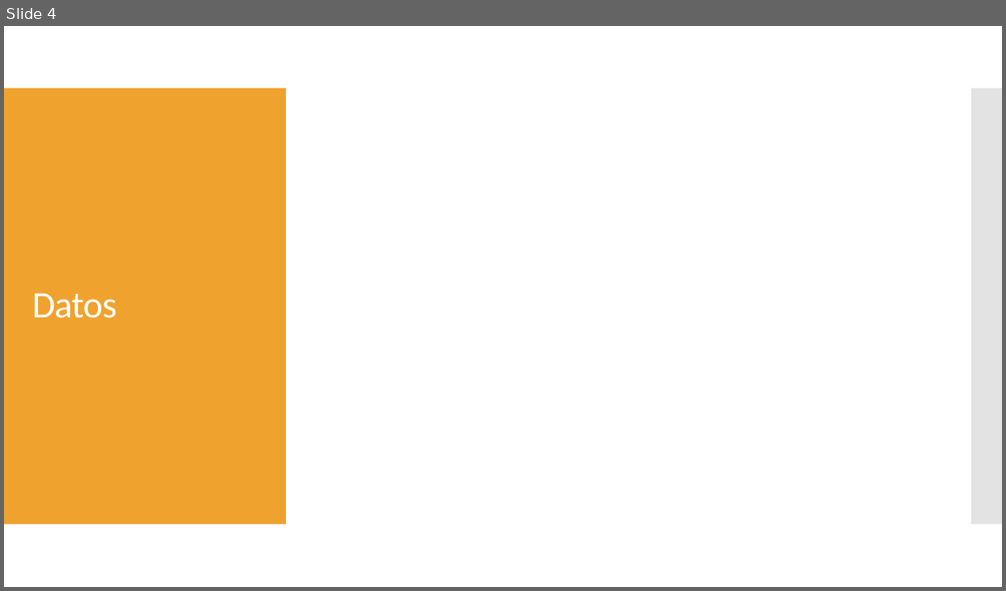
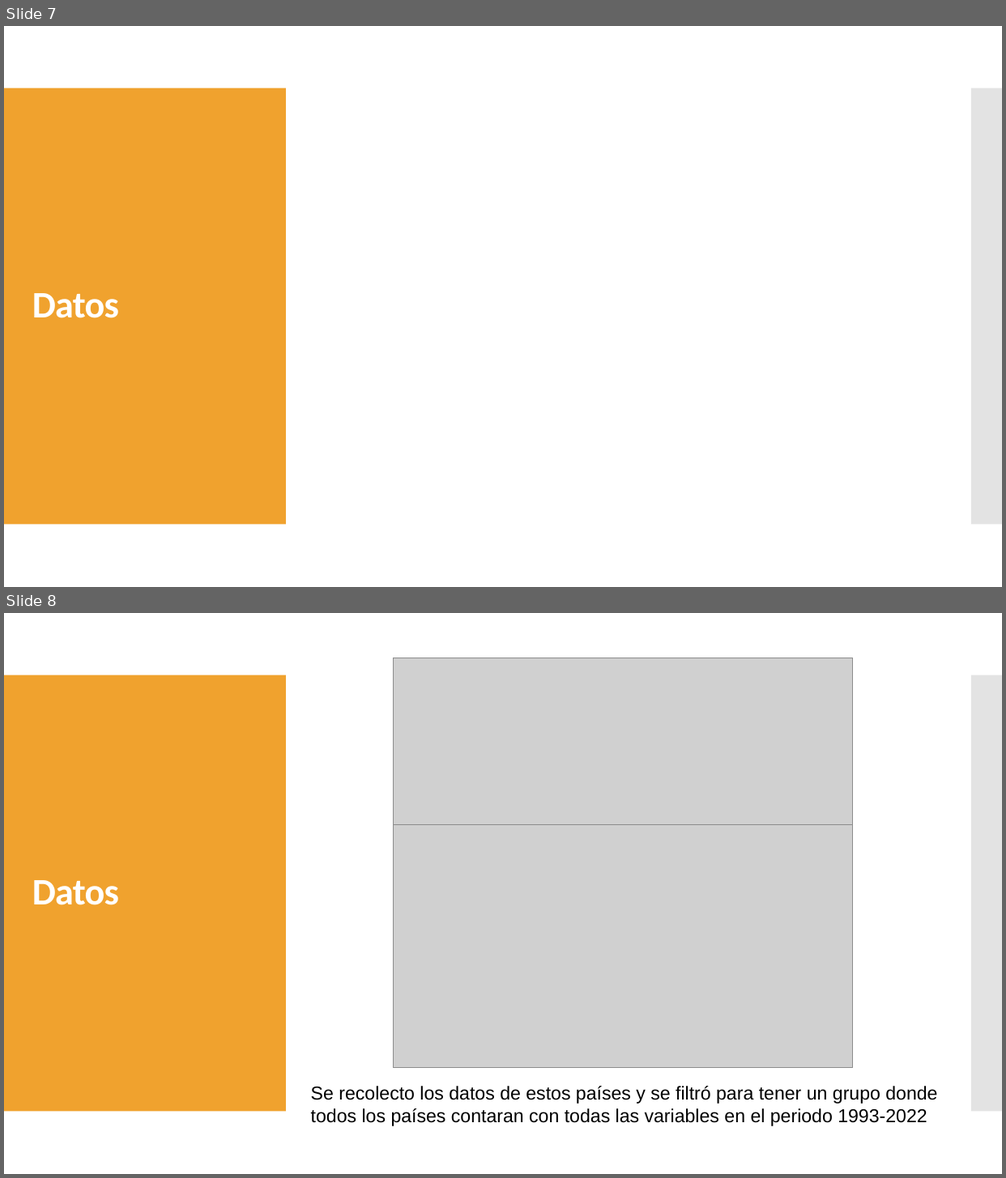
Before and after one commit to oemc/PES_research, a slide deck: Trabajo final/El efecto de la Asistencia Oficial para el desarrollo.pptx. Shown one above the other, each under a label of ours: slide 4 before the commit, slides 7 and 8 after it. The pictures are 1006x591 and 1006x1178 pixels, drawn with LibreOffice and Linux fonts; fonts in the diff are those of the drawing; grey boxes stand for pictures. Boxes give left, top, right and bottom in pixels: in the first picture for what was removed or moved away, otherwise in the second. Text is boxed around its words. In the diff, an @@ line names an element or a change of style, - is before the commit and + after.

```diff
--- a/Trabajo final/El efecto de la Asistencia Oficial para el desarrollo.pptx
+++ b/Trabajo final/El efecto de la Asistencia Oficial para el desarrollo.pptx
@@ slide 8 added at <box>4,613,1002,1174</box>, background #FFFFFF; not listed: 2 template elements that a slide beside it also shows @@
@@ picture added at <box>394,658,854,825</box> @@
@@ picture added at <box>394,825,854,1067</box> @@
@@ title added at <box>32,880,119,905</box>, 36 pt, text #FFFFFF, bold @@
+Datos
@@ text added at <box>311,1086,937,1127</box>, 18 pt, text #000000 @@
+Se recolecto los datos de estos países y se filtró para tener un grupo donde todos los países contaran con todas las variables en el periodo 1993-2022
@@ what was slide 4 is now slide 7 @@
@@ slide 7 changed as well @@
@@ title "Datos" at <box>32,293,119,318</box>: bold on @@
```
Also in this commit, not shown: 5 other slides changed, 11 other slides added, 2 slides removed, 11 other files.
